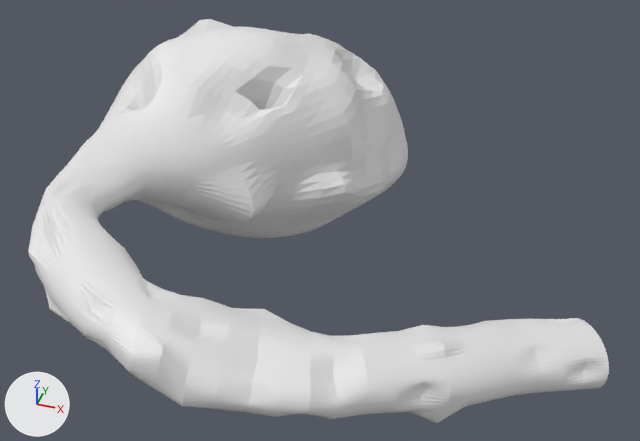
The Blender file Assets/models/cave.blend as it was, and as the next commit left it.
The view is the same before and after, from a 50 mm camera at (11.15, -19.89, 13.7) aimed at (4.29, -0.22, -1.01). Lighting does not change. The marker at lower left points along +X, +Y and +Z. The picture after the commit comes second.

The older version as bpy lines, for what is in view:
```python
me_cylinder = bpy.data.meshes.new('Cylinder')
me_cylinder.from_pydata(...)  # 3392 vertices, 3328 faces; spans x -1.3..14.9, y -3.3..3.8, z -1.0..0.3
ob_cylinder = bpy.data.objects.new('Cylinder', me_cylinder)
ob_cylinder.location = (4.09, -8.23, 0.19)
ob_cylinder.rotation_euler = (-1.364, -0.0422, 2.203)  # degrees (-78, -2.4, 126)
ob_cylinder.scale = (1.0, 1.0, 10.2)
```
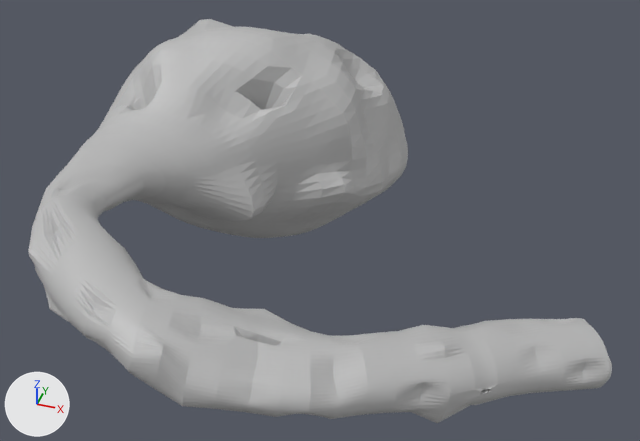
The newer file is also turned or shifted as a whole; pictures and numbers use the older file's frame.

Changed parts and their boxes (x1, y1, x2, y2) in the pictures (640 x 441 px):
'Cylinder', reshaped
    before: (28, 19, 609, 423)
    after: (28, 19, 612, 423)
part 1 of me_cylinder, cut back
    before: (199, 310, 519, 398)
    after: (47, 87, 612, 405)
part 2 of me_cylinder, recoloured (white to grey)
    both: (28, 19, 609, 423)

The change, as a diff of the scene's bpy script:
```diff
--- a/Assets/models/cave.blend.py
+++ b/Assets/models/cave.blend.py
@@ mat_material_001 @@
+mat_material_001 = principled_material('Material.001')
+mat_material_001.base_color = (0.5, 0.5, 0.5)  # grey #bcbcbc
@@ me_cylinder @@
 # used by ob_cylinder; location = (4.09, -8.23, 0.19); rotation_euler = (-1.364, -0.0422, 2.203), in degrees (-78, -2.4, 126); scale = (1.0, 1.0, 10.2)
-me_cylinder.from_pydata(...)  # 3392 vertices, 3328 faces; spans x -1.3..14.9, y -3.3..3.8, z -1.0..0.3
+me_cylinder.from_pydata(...)  # 7346 vertices, 7356 faces; spans x -1.3..14.9, y -3.3..3.8, z -1.0..0.3
+# me_cylinder part 1: 17 vertices moved from x -1.1..1.1, y -0.5..1.1, z -0.7..-0.1 to x -1.1..1.1, y -0.5..1.0, z -0.7..-0.1; 3 vertices removed from x 0.2..0.9, y -0.5..1.1, z -0.2; 3957 vertices added at x -1.3..14.9, y -3.3..3.8, z -1.0..0.3
+# me_cylinder part 2: 3245 faces spanning x -1.3..14.9, y -3.3..3.8, z -1.0..0.3 switch from no material to mat_material_001 (grey #bcbcbc)
```
